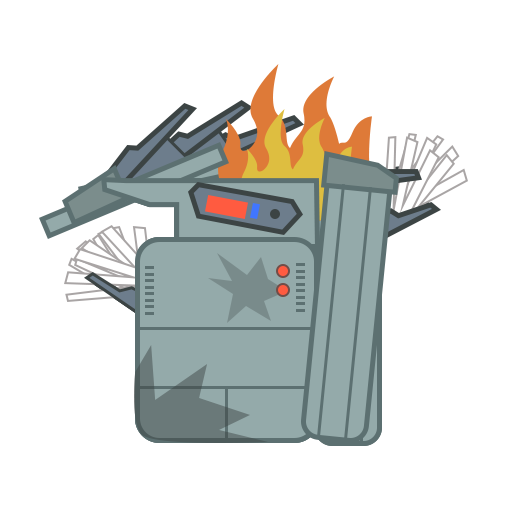
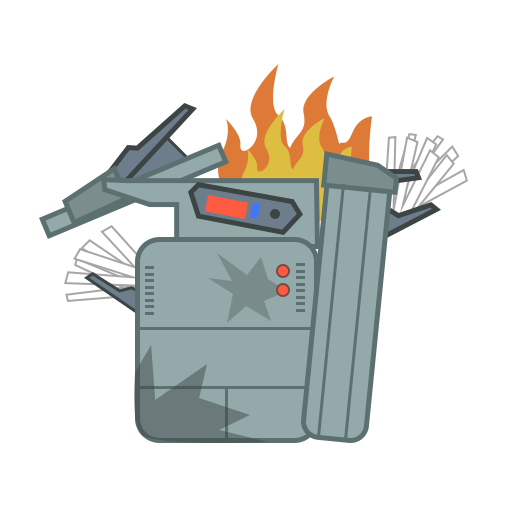
Layer changes from the first w=512, h=512 image to the second:
hid group "Copier_Damage_1" (46 layers) over <box>68,100,430,446</box>
hid group "Copier_Pristine" (42 layers) over <box>84,115,430,446</box>
